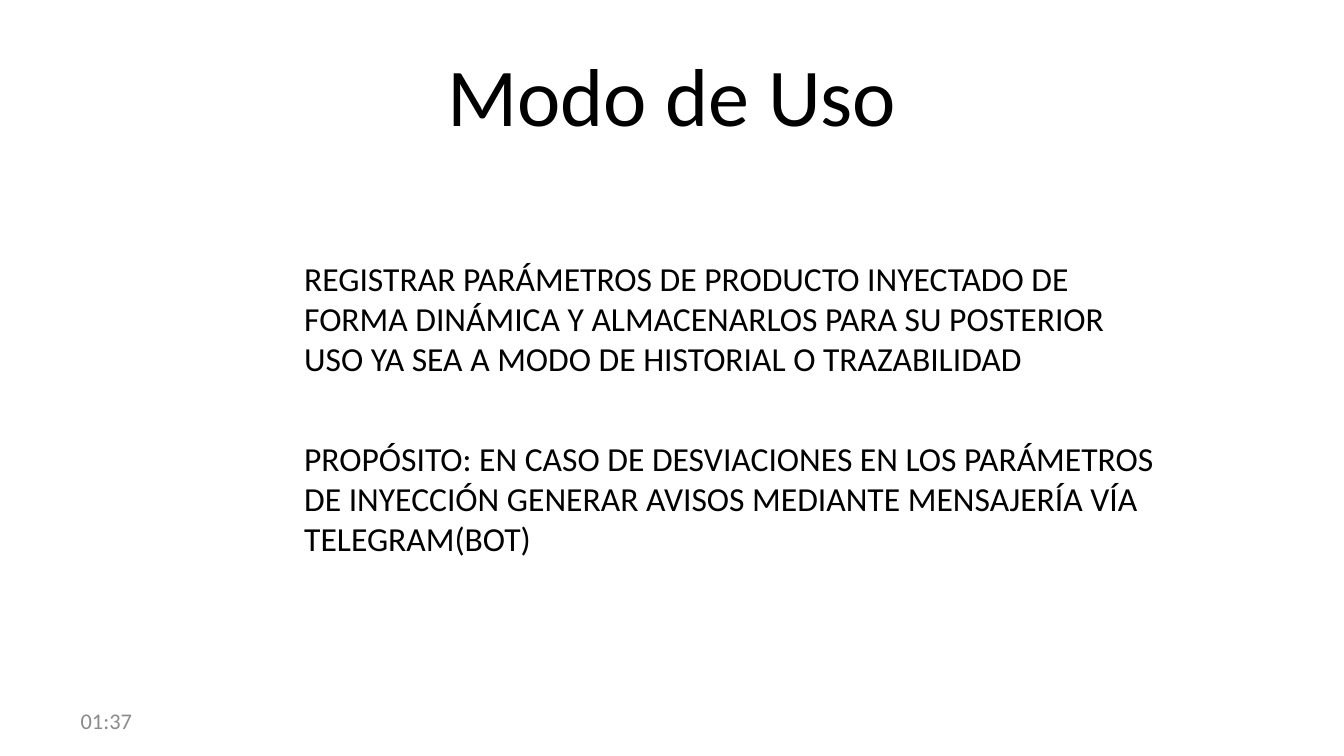
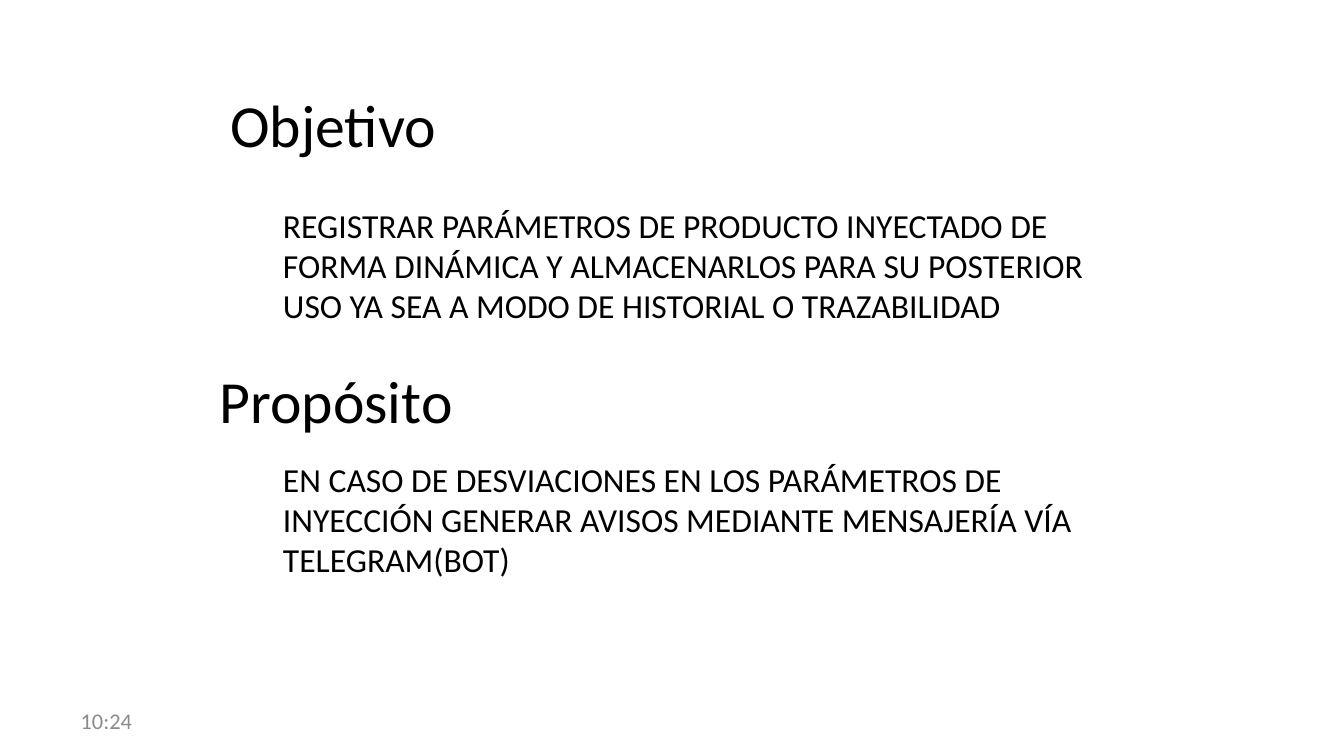
Before and after one commit to marcuxo/ariztindicador, a slide deck: slide 2 of server/public/descarga/CONTROL DE INYECCION.pptx (slide 3 before the commit). Drawn at 1344x756 pixels with LibreOffice and Linux fonts; fonts in the diff are those of the drawing; background and template pictures are left out. Boxes give left, top, right and bottom in pixels: in the first picture for what was removed or moved away, otherwise in the second. Text is boxed around its words. In the diff, an @@ line names an element or a change of style, - is before the commit and + after.

```diff
--- a/server/public/descarga/CONTROL DE INYECCION.pptx
+++ b/server/public/descarga/CONTROL DE INYECCION.pptx
@@ title removed at <box>447,69,896,127</box> @@
-Modo de Uso
@@ text added at <box>230,105,436,158</box>, 32 pt, text #000000 @@
+Objetivo
@@ text "REGISTRAR PARÁMETROS DE PRODUCTO INYECTADO ...": place and size @@
-text "REGISTRAR PARÁMETROS DE PRODUCTO INYECTADO ..." at <box>304,263,1104,372</box>
+text "REGISTRAR PARÁMETROS DE PRODUCTO INYECTADO ..." at <box>283,210,1083,319</box>
@@ text added at <box>220,382,453,433</box>, 32 pt, text #000000 @@
+Propósito
@@ text at <box>283,464,1071,577</box>: text changed @@
-PROPÓSITO: EN CASO DE DESVIACIONES EN LOS PARÁMETROS DE INYECCIÓN GENERAR AVISOS MEDIANTE MENSAJERÍA VÍA TELEGRAM(BOT)
+EN CASO DE DESVIACIONES EN LOS PARÁMETROS DE INYECCIÓN GENERAR AVISOS MEDIANTE MENSAJERÍA VÍA TELEGRAM(BOT)
@@ text at <box>81,714,132,729</box>: text changed @@
-01:37
+10:24
```
Also in this commit, not shown: 6 other slides changed, 1 slide added, 1 slide removed, 1 other file.
